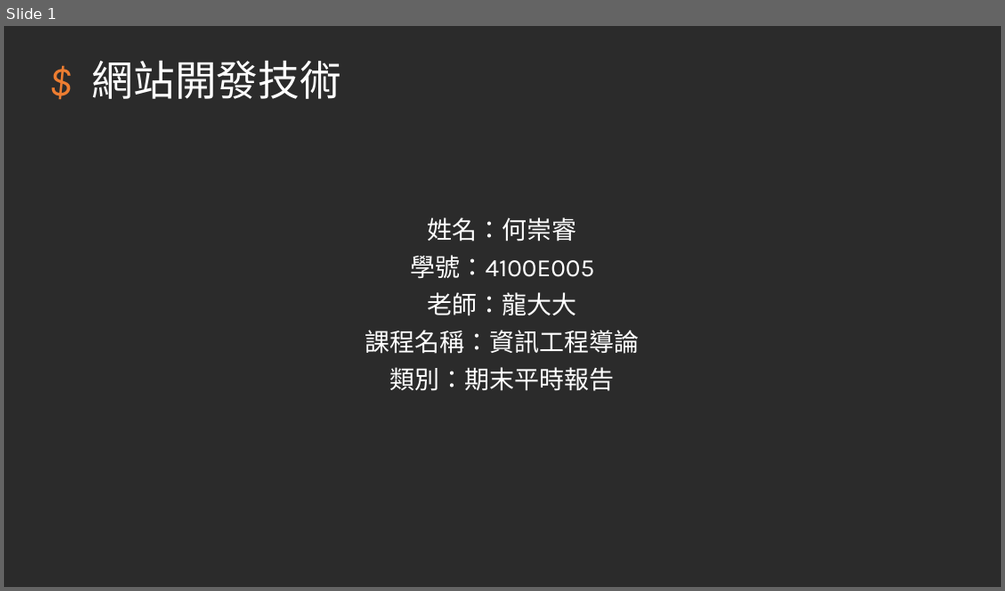
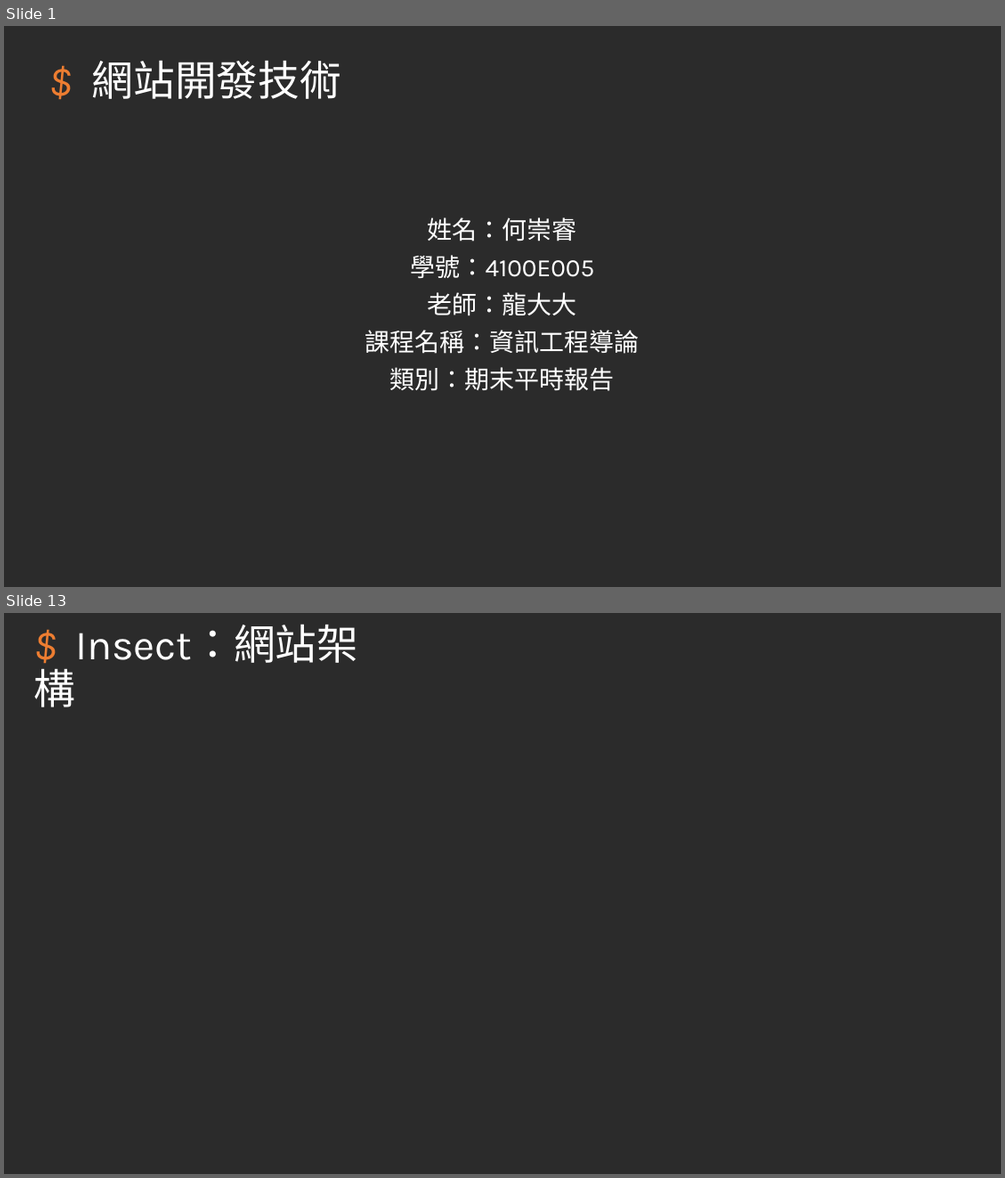
Before and after one commit to hehank/KSU_Class, a slide deck: 報告/網站開發技術_期末報告.pptm. Shown one above the other, each under a label of ours: slide 1 before the commit, slides 1 and 13 after it; the slides between them are not shown. The pictures are 1005x591 and 1005x1178 pixels, drawn with LibreOffice and Linux fonts; fonts in the diff are those of the drawing; background and template pictures are left out; a plain dark background stands for a picture behind light text. Boxes give left, top, right and bottom in pixels: in the first picture for what was removed or moved away, otherwise in the second. Text is boxed around its words. In the diff, an @@ line names an element or a change of style, - is before the commit and + after.

```diff
--- a/報告/網站開發技術_期末報告.pptm
+++ b/報告/網站開發技術_期末報告.pptm
@@ slide 13 added at (4,613,1001,1174), background picture (left out) @@
@@ title added at (34,624,358,707), 40 pt, text #FFFFFF @@
+$ Insect：網站架構
```
Also in this commit, not shown: 11 other slides added, 9 slides removed.
